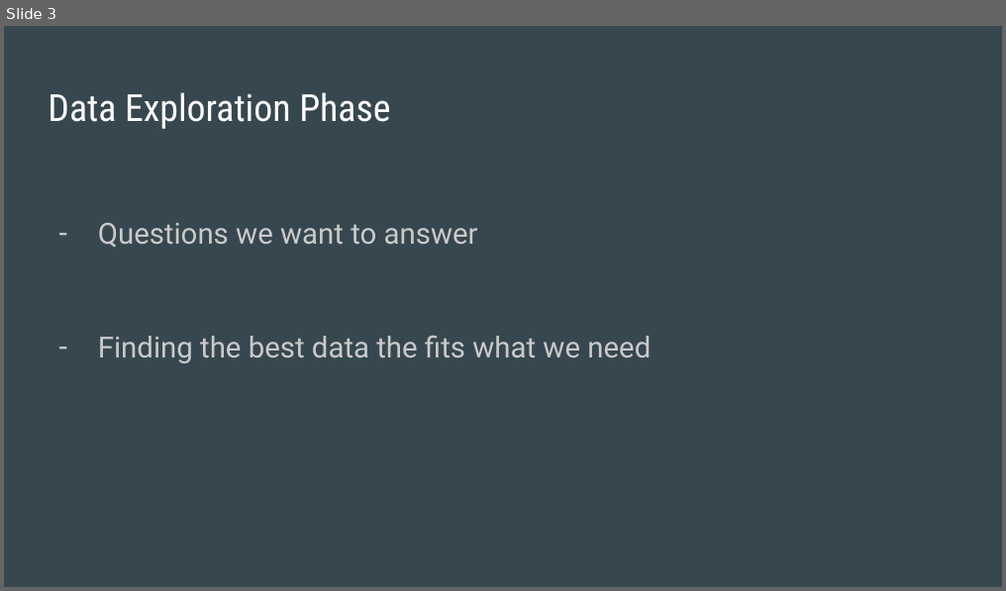
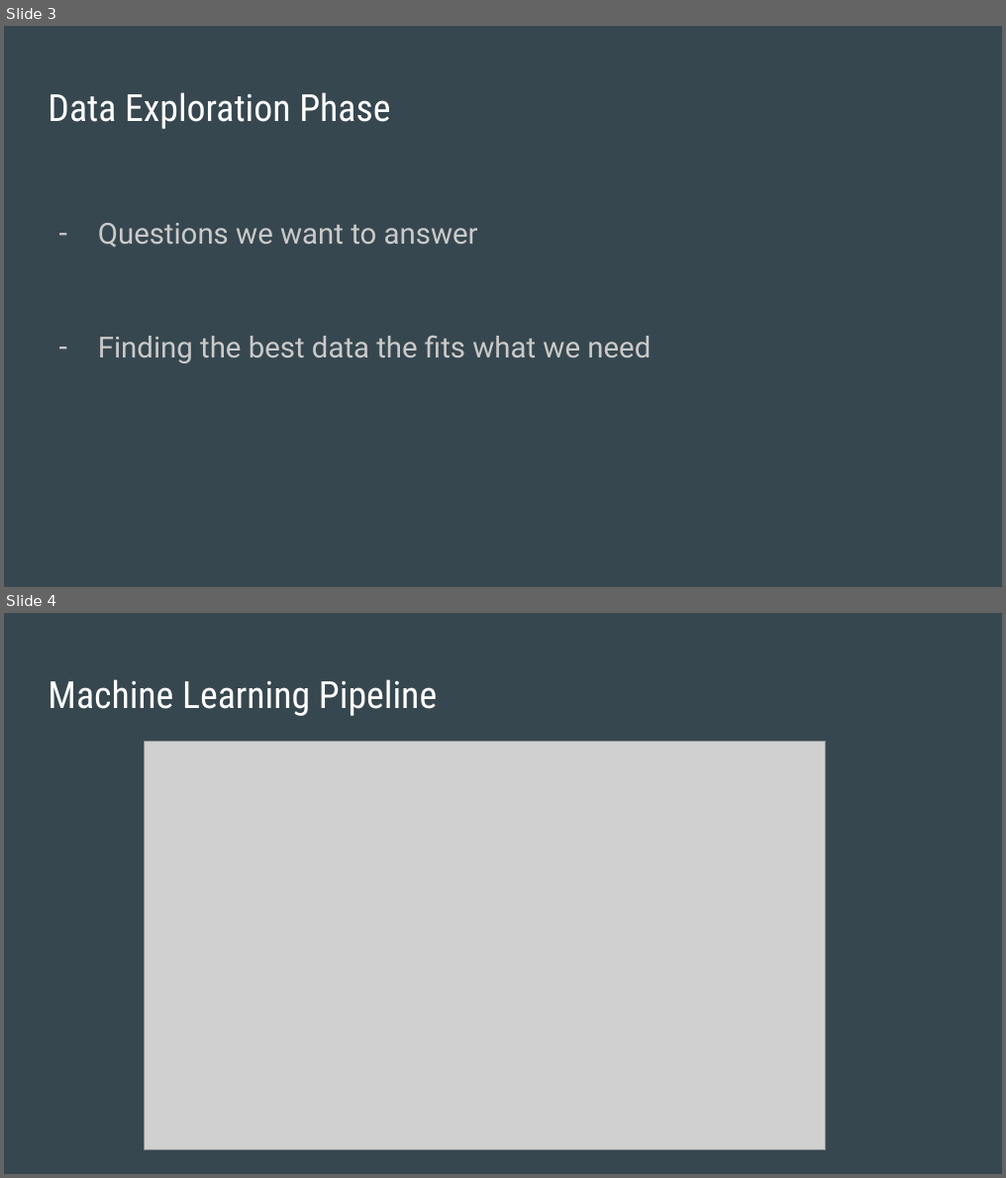
Before and after one commit to daniduce/Final-Project, a slide deck: Weather Patterns.pptx. Shown one above the other, each under a label of ours: slide 3 before the commit, slides 3 and 4 after it. The pictures are 1006x591 and 1006x1178 pixels, drawn with LibreOffice and Linux fonts; fonts in the diff are those of the drawing; grey boxes stand for pictures. Boxes give left, top, right and bottom in pixels: in the first picture for what was removed or moved away, otherwise in the second. Text is boxed around its words. In the diff, an @@ line names an element or a change of style, - is before the commit and + after.

```diff
--- a/Weather Patterns.pptx
+++ b/Weather Patterns.pptx
@@ slide 4 added at box(4, 613, 1002, 1174), background #37474F @@
@@ title added at box(48, 679, 437, 716), 27 pt, text #FFFFFF @@
+Machine Learning Pipeline
@@ picture added at box(144, 742, 826, 1151) @@
```
Also in this commit, not shown: 3 other slides added.
